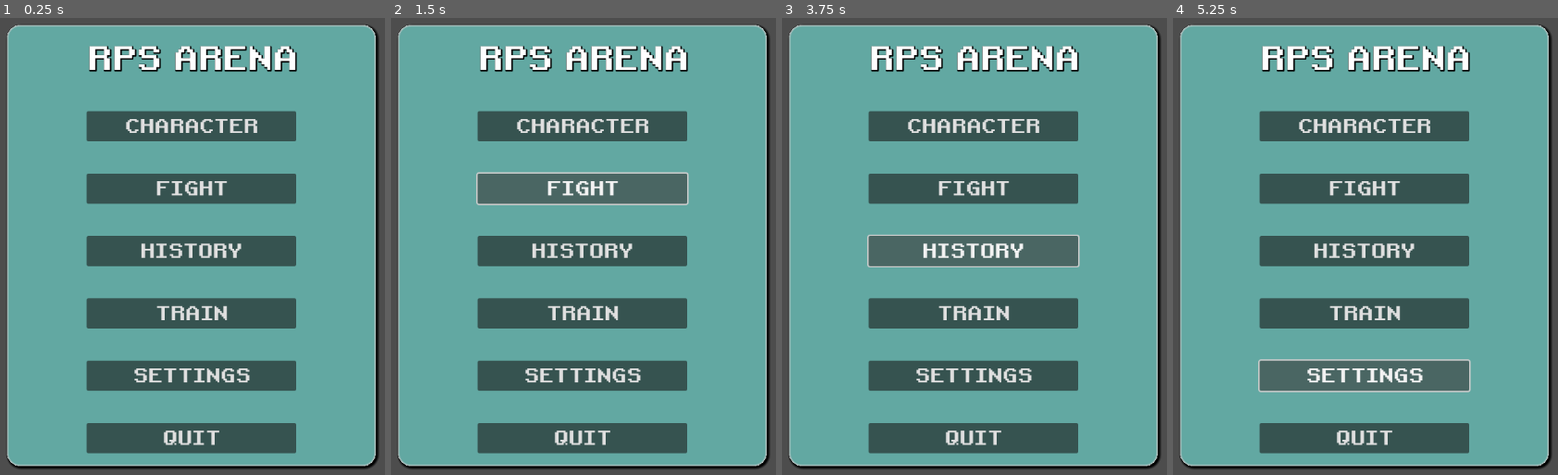
Above: before the commit, frames 1-4 (left to right).
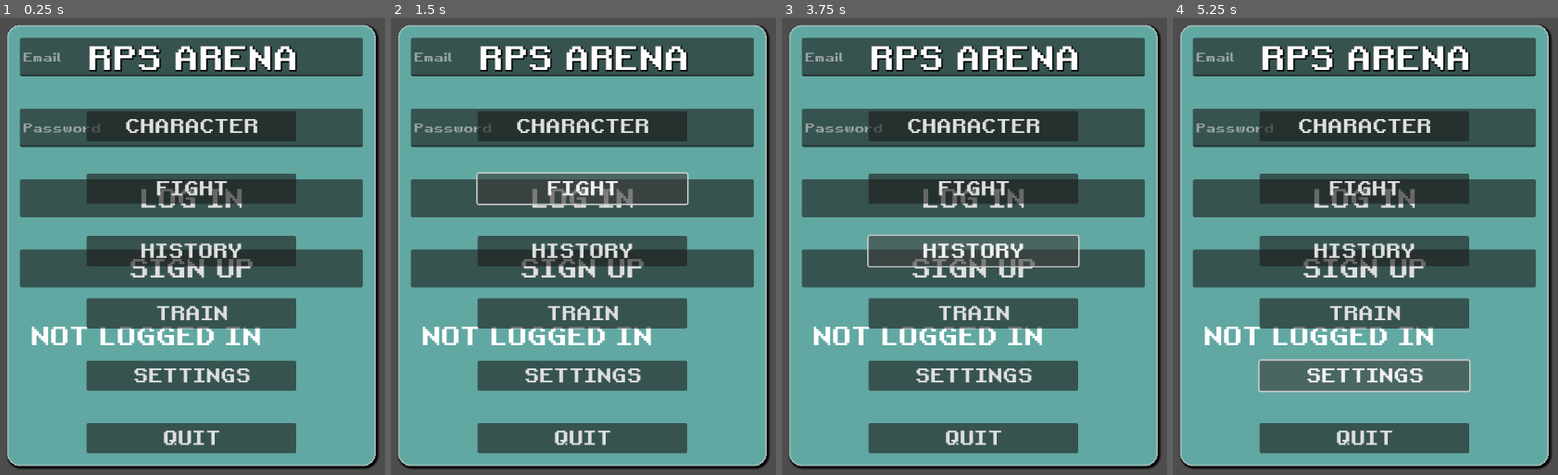
Above: after the commit, the same moments.

Repository: m0loch/RPS-MVP_mobile
Game: Godot game, scene res://Scenes/main.tscn
Same seed, same stepped clock (60 frames per second), same inputs: the game is played once before the commit and once after it. Before the commit the project starts from res://Scenes/ui.tscn.
Inputs (mouse positions are in pixels of both pictures, inside the frame that each line leads up to):
- Up to frame 1 (0.25 s): no input
- Up to frame 2 (1.5 s): click "CHARACTER" at 0.5 s; click (583, 196) at 1.25 s, where only the run after the commit has a clickable "LOG IN"
- Up to frame 3 (3.75 s): click "FIGHT" at 2 s; click (974, 269) at 2.75 s, where only the run after the commit has a clickable "SIGN UP"; click "HISTORY" at 3.5 s
- Up to frame 4 (5.25 s): click "TRAIN" at 4.25 s; click "SETTINGS" at 5 s

The runs differ from the first frame. In frame 1, 28% of the frame differs, in the area x 5-95%, y 4-72%; in frame 2, 28%; in frame 3, 28%; in frame 4, 28%.
Error after the commit: Parse Error: Identifier "Utilities" not declared in the current scope. (res://Addons/godot-firebase/database/reference.gd:233)

Commit message:
Added basic authentication features

Diff:
--- a/Scenes/main.tscn
+++ b/Scenes/main.tscn
@@ -1,14 +1,165 @@
-[gd_scene load_steps=2 format=3 uid="uid://b34rxseti5e68"]
+[gd_scene load_steps=4 format=3 uid="uid://uw3ilvepofj"]
 
-[ext_resource type="PackedScene" uid="uid://uw3ilvepofj" path="res://Scenes/ui.tscn" id="1_r01kp"]
+[ext_resource type="Script" path="res://Scripts/main/FirebaseManager.gd" id="1_k0mp2"]
+[ext_resource type="FontFile" uid="uid://bxlvtv04rwuyf" path="res://Assets/Retro Gaming.ttf" id="1_yxrsx"]
 
-[node name="Main" type="Node2D"]
+[sub_resource type="StyleBoxFlat" id="StyleBoxFlat_sy5u4"]
+content_margin_left = 20.0
+content_margin_top = 20.0
+content_margin_right = 20.0
+content_margin_bottom = 20.0
+bg_color = Color(0.384314, 0.658824, 0.635294, 1)
+border_width_left = 3
+border_width_top = 3
+border_width_right = 3
+border_width_bottom = 3
+border_blend = true
+corner_radius_top_left = 20
+corner_radius_top_right = 20
+corner_radius_bottom_right = 20
+corner_radius_bottom_left = 20
+shadow_color = Color(0, 0, 0, 1)
+shadow_size = 4
+shadow_offset = Vector2(2, 2)
+anti_aliasing = false
 
-[node name="Control" parent="." instance=ExtResource("1_r01kp")]
+[node name="Main" type="Control"]
+layout_mode = 3
+anchors_preset = 15
+anchor_right = 1.0
+anchor_bottom = 1.0
+grow_horizontal = 2
+grow_vertical = 2
+
+[node name="FirebaseManager" type="Node" parent="."]
+script = ExtResource("1_k0mp2")
+
+[node name="Main" type="PanelContainer" parent="."]
+layout_mode = 1
 anchors_preset = 8
 anchor_left = 0.5
 anchor_top = 0.5
 anchor_right = 0.5
 anchor_bottom = 0.5
-size_flags_horizontal = 6
-size_flags_vertical = 6
+offset_left = -287.5
+offset_top = -80.5
+offset_right = 287.5
+offset_bottom = 80.5
+grow_horizontal = 2
+grow_vertical = 2
+theme_override_styles/panel = SubResource("StyleBoxFlat_sy5u4")
+
+[node name="LoginPanel" type="VBoxContainer" parent="Main"]
+unique_name_in_owner = true
+layout_mode = 2
+theme_override_constants/separation = 50
+
+[node name="EmailField" type="LineEdit" parent="Main/LoginPanel"]
+unique_name_in_owner = true
+custom_minimum_size = Vector2(0, 60)
+layout_mode = 2
+theme_override_fonts/font = ExtResource("1_yxrsx")
+theme_override_font_sizes/font_size = 20
+placeholder_text = "Email"
+virtual_keyboard_type = 6
+
+[node name="PasswordField" type="LineEdit" parent="Main/LoginPanel"]
+unique_name_in_owner = true
+custom_minimum_size = Vector2(0, 60)
+layout_mode = 2
+theme_override_fonts/font = ExtResource("1_yxrsx")
+theme_override_font_sizes/font_size = 20
+placeholder_text = "Password"
+virtual_keyboard_type = 6
+secret = true
+
+[node name="LoginButton" type="Button" parent="Main/LoginPanel"]
+layout_mode = 2
+theme_override_fonts/font = ExtResource("1_yxrsx")
+theme_override_font_sizes/font_size = 40
+text = "LOG IN"
+
+[node name="SignUpButton" type="Button" parent="Main/LoginPanel"]
+layout_mode = 2
+theme_override_fonts/font = ExtResource("1_yxrsx")
+theme_override_font_sizes/font_size = 40
+text = "SIGN UP"
+
+[node name="Feedback" type="VBoxContainer" parent="Main/LoginPanel"]
+layout_mode = 2
+
+[node name="StatusLabel" type="Label" parent="Main/LoginPanel/Feedback"]
+unique_name_in_owner = true
+layout_mode = 2
+theme_override_fonts/font = ExtResource("1_yxrsx")
+theme_override_font_sizes/font_size = 40
+text = " NOT LOGGED IN"
+
+[node name="ErrorLabel" type="Label" parent="Main/LoginPanel/Feedback"]
+unique_name_in_owner = true
+layout_mode = 2
+theme_override_fonts/font = ExtResource("1_yxrsx")
+theme_override_font_sizes/font_size = 20
+autowrap_mode = 3
+
+[node name="MainMenu" type="VBoxContainer" parent="Main"]
+unique_name_in_owner = true
+layout_mode = 2
+size_flags_horizontal = 4
+size_flags_vertical = 4
+theme_override_constants/separation = 50
+
+[node name="Title" type="Label" parent="Main/MainMenu"]
+layout_mode = 2
+size_flags_horizontal = 4
+theme_override_colors/font_shadow_color = Color(0, 0, 0, 1)
+theme_override_constants/shadow_outline_size = 5
+theme_override_fonts/font = ExtResource("1_yxrsx")
+theme_override_font_sizes/font_size = 50
+text = "RPS ARENA"
+
+[node name="Character" type="Button" parent="Main/MainMenu"]
+layout_mode = 2
+theme_override_constants/outline_size = 0
+theme_override_fonts/font = ExtResource("1_yxrsx")
+theme_override_font_sizes/font_size = 30
+text = "CHARACTER"
+
+[node name="Fight" type="Button" parent="Main/MainMenu"]
+layout_mode = 2
+theme_override_constants/outline_size = 0
+theme_override_fonts/font = ExtResource("1_yxrsx")
+theme_override_font_sizes/font_size = 30
+text = "FIGHT"
+
+[node name="History" type="Button" parent="Main/MainMenu"]
+layout_mode = 2
+theme_override_constants/outline_size = 0
+theme_override_fonts/font = ExtResource("1_yxrsx")
+theme_override_font_sizes/font_size = 30
+text = "HISTORY"
+
+[node name="Train" type="Button" parent="Main/MainMenu"]
+layout_mode = 2
+theme_override_constants/outline_size = 0
+theme_override_fonts/font = ExtResource("1_yxrsx")
+theme_override_font_sizes/font_size = 30
+text = "TRAIN"
+
+[node name="Settings" type="Button" parent="Main/MainMenu"]
+layout_mode = 2
+theme_override_constants/outline_size = 0
+theme_override_fonts/font = ExtResource("1_yxrsx")
+theme_override_font_sizes/font_size = 30
+text = "SETTINGS"
+
+[node name="Log out" type="Button" parent="Main/MainMenu"]
+layout_mode = 2
+theme_override_constants/outline_size = 0
+theme_override_fonts/font = ExtResource("1_yxrsx")
+theme_override_font_sizes/font_size = 30
+text = "QUIT"
+
+[connection signal="pressed" from="Main/LoginPanel/LoginButton" to="FirebaseManager" method="_on_login_button_pressed"]
+[connection signal="pressed" from="Main/LoginPanel/SignUpButton" to="FirebaseManager" method="_on_signup_button_pressed"]
+[connection signal="pressed" from="Main/MainMenu/Log out" to="FirebaseManager" method="_on_logout_button_pressed"]
--- a/Scenes/ui.tscn
+++ /dev/null
@@ -1,103 +0,0 @@
-[gd_scene load_steps=3 format=3 uid="uid://uw3ilvepofj"]
-
-[ext_resource type="FontFile" uid="uid://bxlvtv04rwuyf" path="res://Assets/Retro Gaming.ttf" id="1_k1snr"]
-
-[sub_resource type="StyleBoxFlat" id="StyleBoxFlat_sy5u4"]
-content_margin_left = 20.0
-content_margin_top = 20.0
-content_margin_right = 20.0
-content_margin_bottom = 20.0
-bg_color = Color(0.384314, 0.658824, 0.635294, 1)
-border_width_left = 3
-border_width_top = 3
-border_width_right = 3
-border_width_bottom = 3
-border_blend = true
-corner_radius_top_left = 20
-corner_radius_top_right = 20
-corner_radius_bottom_right = 20
-corner_radius_bottom_left = 20
-shadow_color = Color(0, 0, 0, 1)
-shadow_size = 4
-shadow_offset = Vector2(2, 2)
-anti_aliasing = false
-
-[node name="Control" type="Control"]
-layout_mode = 3
-anchors_preset = 15
-anchor_right = 1.0
-anchor_bottom = 1.0
-grow_horizontal = 2
-grow_vertical = 2
-
-[node name="Login" type="PanelContainer" parent="."]
-layout_mode = 1
-anchors_preset = 8
-anchor_left = 0.5
-anchor_top = 0.5
-anchor_right = 0.5
-anchor_bottom = 0.5
-offset_left = -287.5
-offset_top = -80.5
-offset_right = 287.5
-offset_bottom = 80.5
-grow_horizontal = 2
-grow_vertical = 2
-theme_override_styles/panel = SubResource("StyleBoxFlat_sy5u4")
-
-[node name="VBoxContainer" type="VBoxContainer" parent="Login"]
-layout_mode = 2
-size_flags_horizontal = 4
-size_flags_vertical = 4
-theme_override_constants/separation = 50
-
-[node name="Title" type="Label" parent="Login/VBoxContainer"]
-layout_mode = 2
-size_flags_horizontal = 4
-theme_override_colors/font_shadow_color = Color(0, 0, 0, 1)
-theme_override_constants/shadow_outline_size = 5
-theme_override_fonts/font = ExtResource("1_k1snr")
-theme_override_font_sizes/font_size = 50
-text = "RPS ARENA"
-
-[node name="Character" type="Button" parent="Login/VBoxContainer"]
-layout_mode = 2
-theme_override_constants/outline_size = 0
-theme_override_fonts/font = ExtResource("1_k1snr")
-theme_override_font_sizes/font_size = 30
-text = "CHARACTER"
-
-[node name="Fight" type="Button" parent="Login/VBoxContainer"]
-layout_mode = 2
-theme_override_constants/outline_size = 0
-theme_override_fonts/font = ExtResource("1_k1snr")
-theme_override_font_sizes/font_size = 30
-text = "FIGHT"
-
-[node name="History" type="Button" parent="Login/VBoxContainer"]
-layout_mode = 2
-theme_override_constants/outline_size = 0
-theme_override_fonts/font = ExtResource("1_k1snr")
-theme_override_font_sizes/font_size = 30
-text = "HISTORY"
-
-[node name="Train" type="Button" parent="Login/VBoxContainer"]
-layout_mode = 2
-theme_override_constants/outline_size = 0
-theme_override_fonts/font = ExtResource("1_k1snr")
-theme_override_font_sizes/font_size = 30
-text = "TRAIN"
-
-[node name="Settings" type="Button" parent="Login/VBoxContainer"]
-layout_mode = 2
-theme_override_constants/outline_size = 0
-theme_override_fonts/font = ExtResource("1_k1snr")
-theme_override_font_sizes/font_size = 30
-text = "SETTINGS"
-
-[node name="Quit" type="Button" parent="Login/VBoxContainer"]
-layout_mode = 2
-theme_override_constants/outline_size = 0
-theme_override_fonts/font = ExtResource("1_k1snr")
-theme_override_font_sizes/font_size = 30
-text = "QUIT"
--- /dev/null
+++ b/Scripts/main/FirebaseManager.gd
@@ -0,0 +1,71 @@
+extends Node
+
+func _ready():
+	# Registers to authentication events
+	Firebase.Auth.login_succeeded.connect(on_login_succeeded)
+	Firebase.Auth.signup_succeeded.connect(on_signup_succeeded)
+	Firebase.Auth.login_failed.connect(on_login_failed)
+	Firebase.Auth.signup_failed.connect(on_signup_failed)
+	Firebase.Auth.logged_out.connect(on_logout)
+
+	if Firebase.Auth.check_auth_file():
+		Firebase.Auth.load_auth()
+
+	_update_view(Firebase.Auth.check_auth_file())
+	pass
+
+func _update_view(show_main):
+	%LoginPanel.visible = !show_main
+	%MainMenu.visible = show_main
+	print_debug(show_main)
+	pass
+
+func _on_login_button_pressed():
+	var email = %EmailField.text
+	var password = %PasswordField.text
+	Firebase.Auth.login_with_email_and_password(email, password)
+	%StatusLabel.text = "LOGGING IN"
+	pass
+
+func _on_signup_button_pressed():
+	print_debug("signup")
+	var email = %EmailField.text
+	var password = %PasswordField.text
+	Firebase.Auth.signup_with_email_and_password(email, password)
+	%StatusLabel.text = "SIGNING UP"
+	pass
+
+func _on_logout_button_pressed():
+	Firebase.Auth.logout()
+	pass
+
+func on_login_succeeded(auth):
+	%StatusLabel.text = "LOGGED IN"
+	%ErrorLabel.text = ""
+	Firebase.Auth.save_auth(auth)
+	_update_view(true)
+	pass
+
+func on_signup_succeeded(auth):
+	%StatusLabel.text = "SIGN UP OK!"
+	%ErrorLabel.text = ""
+	Firebase.Auth.save_auth(auth)
+	_update_view(true)
+	pass
+
+func on_login_failed(error_code, message):
+	%StatusLabel.text = "LOGIN FAILED"
+	%ErrorLabel.text = message
+	pass
+
+func on_signup_failed(error_code, message):
+	%StatusLabel.text = "SIGN UP FAILED"
+	%ErrorLabel.text = message
+	pass
+
+func on_logout():
+	%StatusLabel.text = "NOT LOGGED IN"
+	%ErrorLabel.text = ""
+	_update_view(false)
+	print_debug(Firebase.Auth.check_auth_file())
+	pass
--- a/project.godot
+++ b/project.godot
@@ -11,9 +11,13 @@
 [application]
 
 config/name="Rps-mvp"
-run/main_scene="res://Scenes/ui.tscn"
-config/features=PackedStringArray("4.2", "Mobile")
+run/main_scene="res://Scenes/main.tscn"
+config/features=PackedStringArray("4.2", "C#", "Mobile")
 config/icon="res://icon.svg"
+
+[autoload]
+
+Firebase="*res://Addons/godot-firebase/firebase/firebase.tscn"
 
 [display]
 
@@ -25,6 +29,10 @@
 
 project/assembly_name="Rps-mvp"
 
+[editor_plugins]
+
+enabled=PackedStringArray("res://addons/godot-firebase/plugin.cfg")
+
 [rendering]
 
 renderer/rendering_method="mobile"
Not shown, changed: Addons/godot-firebase/database/database_store.gd
